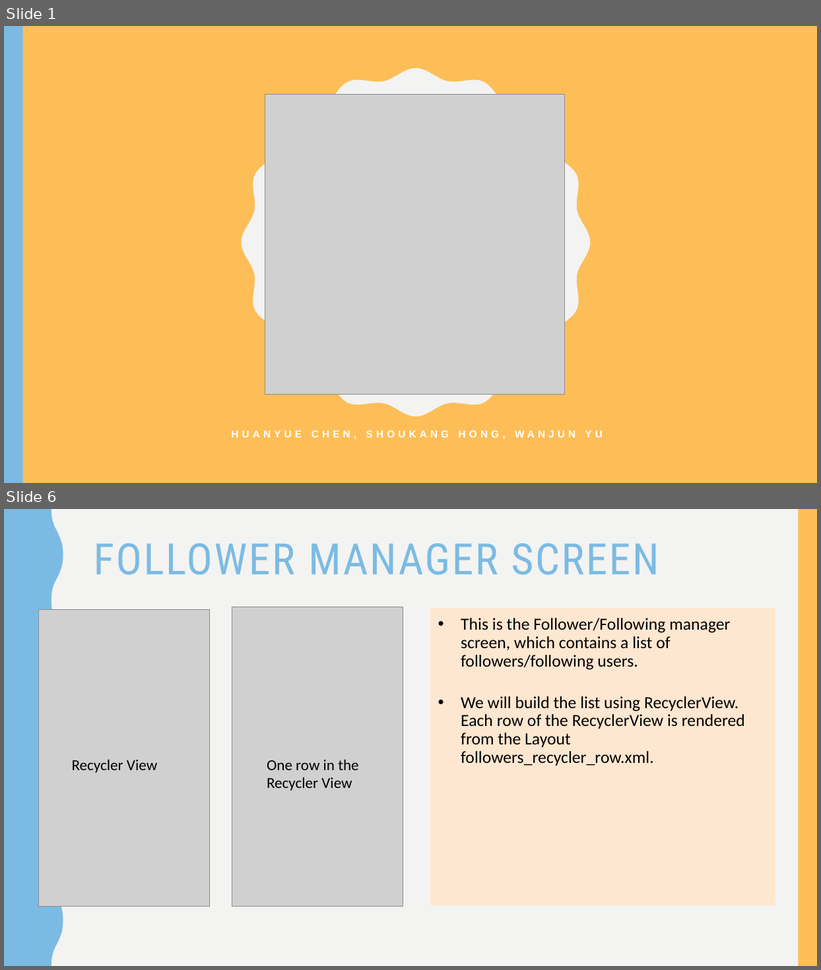
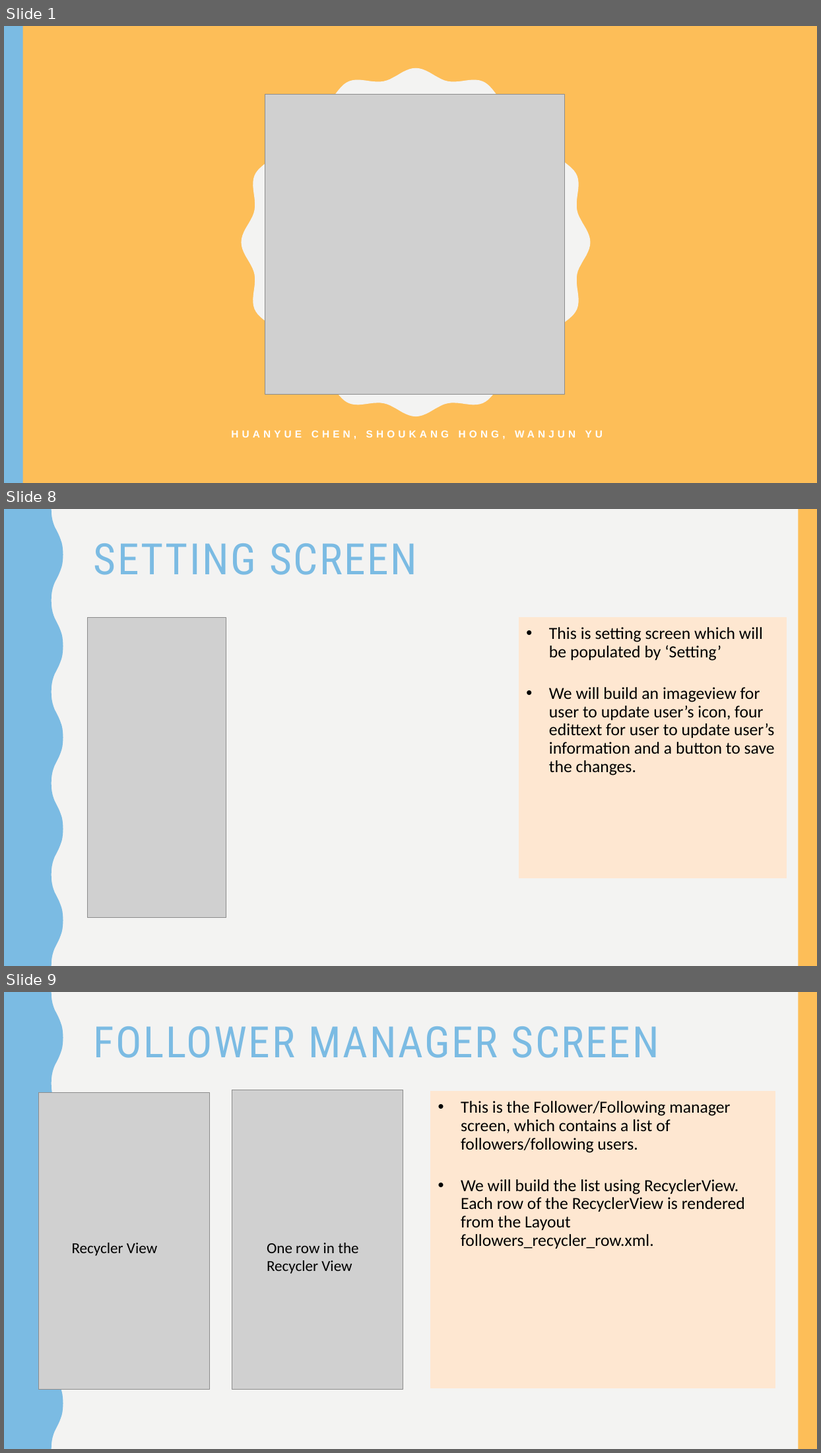
Before and after one commit to ahKumquat/Universe, a slide deck: UniVerse_Project Front End.pptx. Shown one above the other, each under a label of ours: slides 1 and 6 before the commit, slides 1, 8 and 9 after it; the slides between them are not shown. The pictures are 821x970 and 821x1453 pixels, drawn with LibreOffice and Linux fonts; fonts in the diff are those of the drawing; grey boxes stand for pictures. Boxes give left, top, right and bottom in pixels: in the first picture for what was removed or moved away, otherwise in the second. Text is boxed around its words. In the diff, an @@ line names an element or a change of style, - is before the commit and + after.

```diff
--- a/UniVerse_Project Front End.pptx
+++ b/UniVerse_Project Front End.pptx
@@ slide 8 added at (4, 509, 817, 966), background #F3F3F2; not listed: 2 template elements that a slide beside it also shows @@
@@ title added at (94, 543, 417, 575), 51 pt, text #7BBBE3 @@
+SETTING SCREEN
@@ picture added at (88, 618, 226, 918) @@
@@ rectangle added at (519, 618, 787, 879), fill #FEE8D1 at 90% opacity, outline #FEE8D1 1 pt @@
@@ text added at (549, 627, 775, 776), 20 pt, text #000000 @@
+  • This is setting screen which will be populated by ‘Setting’
+  • We will build an imageview for user to update user’s icon, four edittext for user to update user’s information and a button to save the changes.
@@ what was slide 6 is now slide 9 @@
```
Also in this commit, not shown: 4 slides changed, 2 other slides added.
